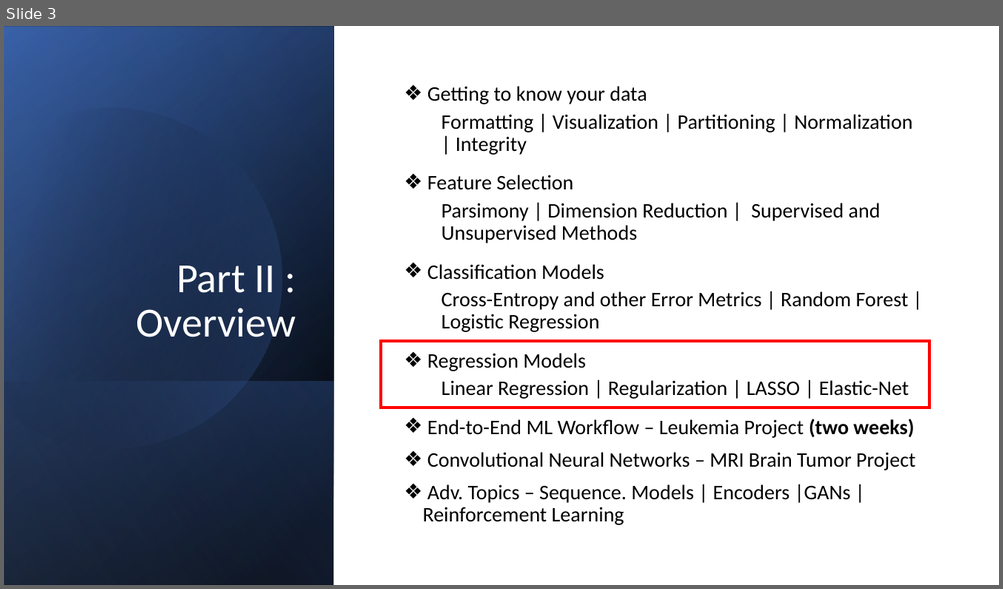
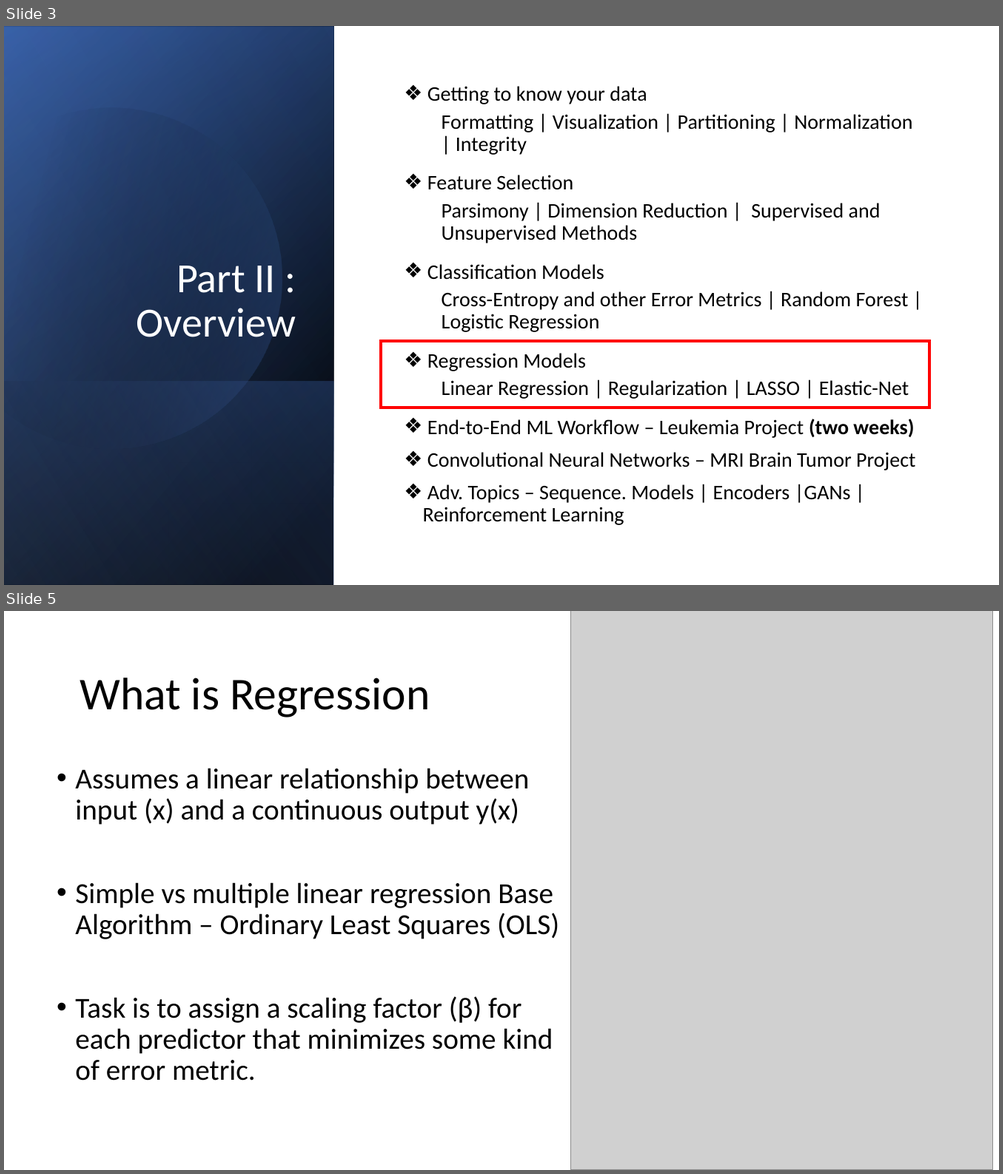
Before and after one commit to bigbioinformatics/Biomedical-ML-with-Python, a slide deck: Module_8/Module_8.pptx. Shown one above the other, each under a label of ours: slide 3 before the commit, slides 3 and 5 after it; the slides between them are not shown. The pictures are 1003x589 and 1003x1174 pixels, drawn with LibreOffice and Linux fonts; fonts in the diff are those of the drawing; grey boxes stand for pictures. Boxes give left, top, right and bottom in pixels: in the first picture for what was removed or moved away, otherwise in the second. Text is boxed around its words. In the diff, an @@ line names an element or a change of style, - is before the commit and + after.

```diff
--- a/Module_8/Module_8.pptx
+++ b/Module_8/Module_8.pptx
@@ slide 5 added at (x1=4, y1=611, x2=999, y2=1170), background #FFFFFF @@
@@ picture added at (x1=571, y1=611, x2=993, y2=1170) @@
@@ title added at (x1=79, y1=678, x2=430, y2=718), 44 pt, text #000000 @@
+What is Regression
@@ text added at (x1=75, y1=768, x2=559, y2=1081), 28 pt, text #000000 @@
+• Assumes a linear relationship between input (x) and a continuous output y(x)
+• Simple vs multiple linear regression Base Algorithm – Ordinary Least Squares (OLS)
+• Task is to assign a scaling factor (β) for each predictor that minimizes some kind of error metric.
```
Also in this commit, not shown: 6 slides changed, 3 other slides added.
